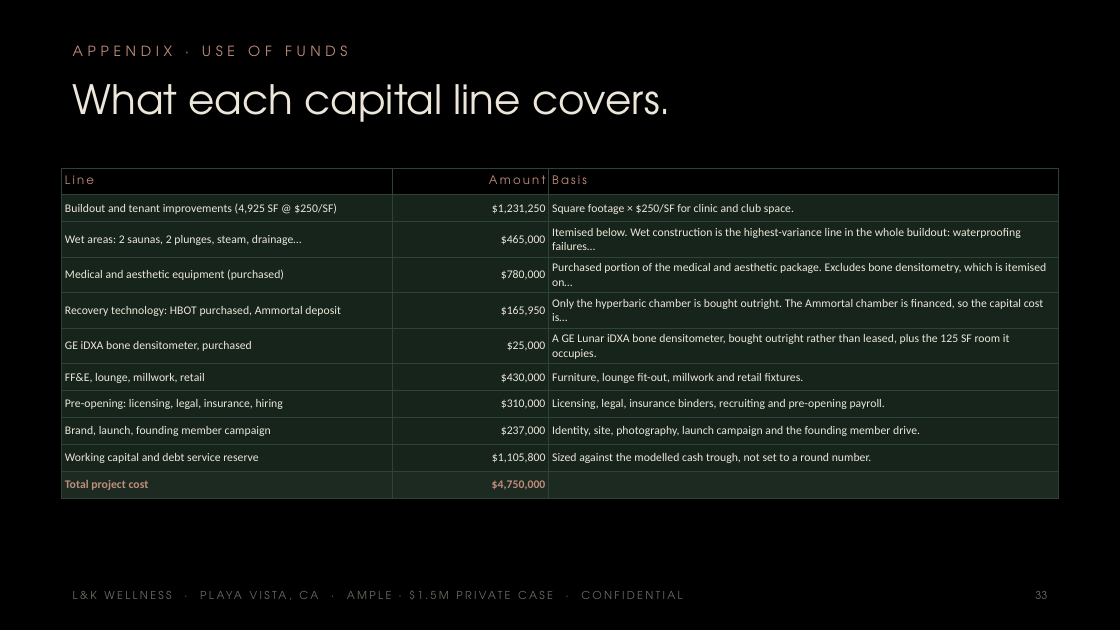
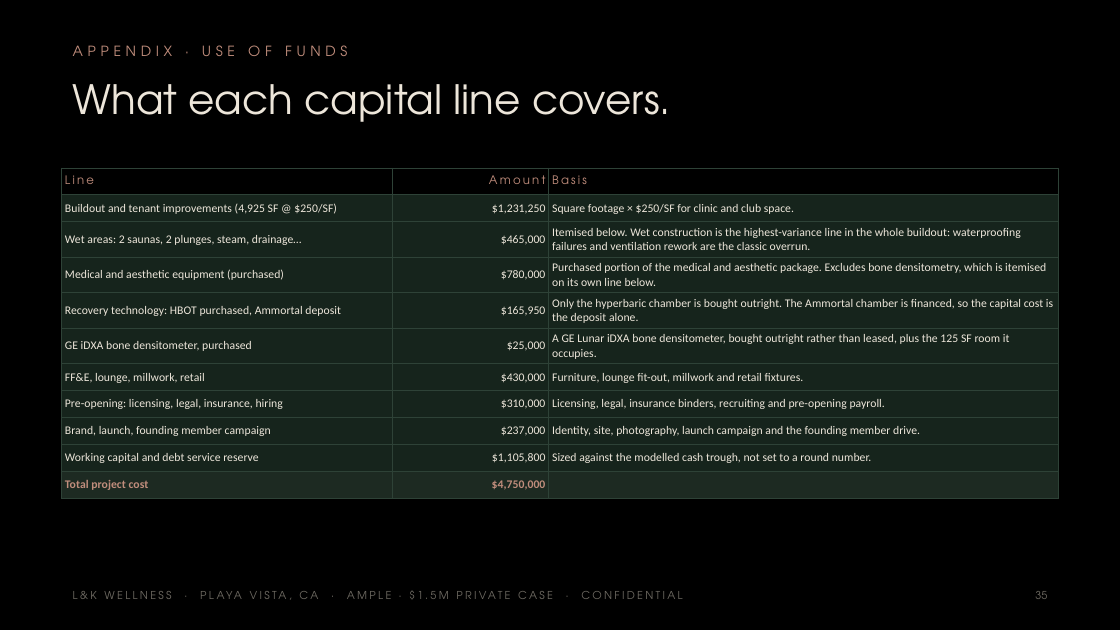
Before and after one commit to apexalpha811/2mil_ample, a slide deck: slide 35 of 1.5mil_ample.pptx (slide 33 before the commit). Drawn at 1120x630 pixels with LibreOffice and Linux fonts; fonts in the diff are those of the drawing. Boxes give left, top, right and bottom in pixels: in the first picture for what was removed or moved away, otherwise in the second. Text is boxed around its words. In the diff, an @@ line names an element or a change of style, - is before the commit and + after.

```diff
--- a/1.5mil_ample.pptx
+++ b/1.5mil_ample.pptx
@@ table at (62,168,1058,494) @@
-row 3, column 3: Itemised below. Wet construction is the highest-variance line in the whole buildout: waterproofing failures…
+row 3, column 3: Itemised below. Wet construction is the highest-variance line in the whole buildout: waterproofing failures and ventilation rework are the classic overrun.
-row 4, column 3: Purchased portion of the medical and aesthetic package. Excludes bone densitometry, which is itemised on…
+row 4, column 3: Purchased portion of the medical and aesthetic package. Excludes bone densitometry, which is itemised on its own line below.
-row 5, column 3: Only the hyperbaric chamber is bought outright. The Ammortal chamber is financed, so the capital cost is…
+row 5, column 3: Only the hyperbaric chamber is bought outright. The Ammortal chamber is financed, so the capital cost is the deposit alone.
```
Also in this commit, not shown: 32 other slides changed, 5 slides added, 5 other files.
